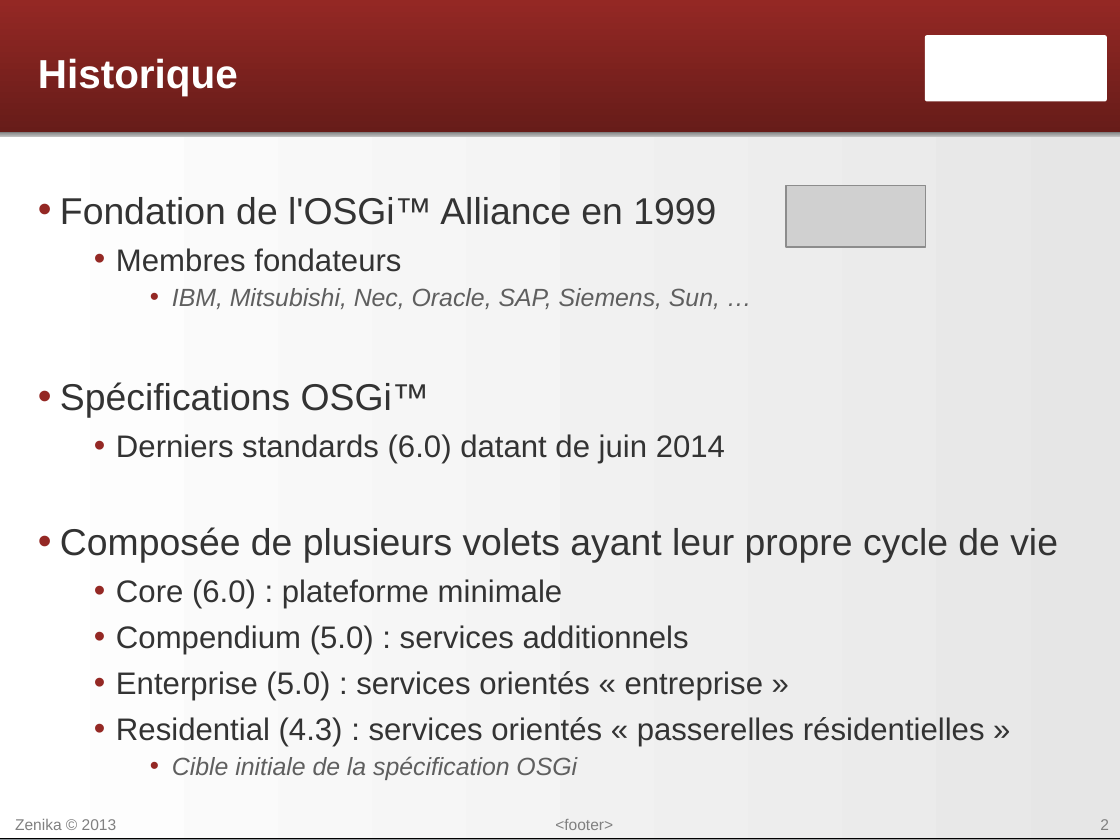
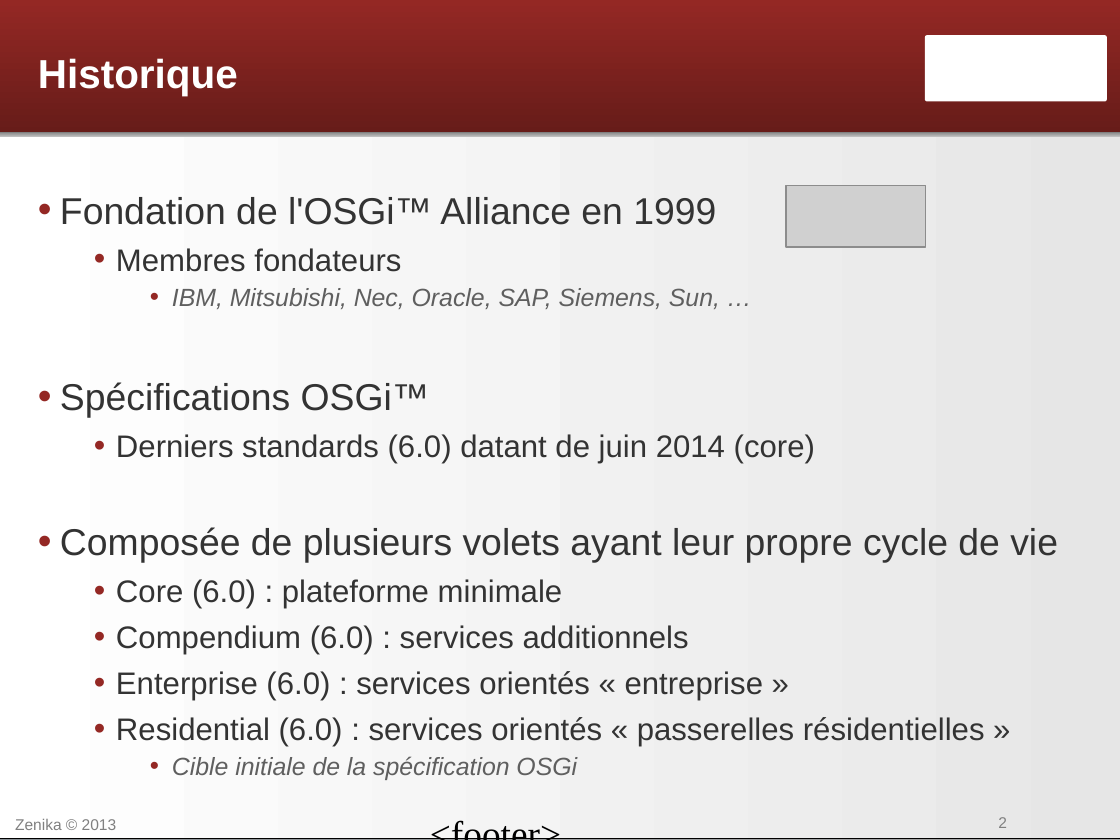
Before and after one commit to Zenika-Training/formation-osgi, a slide deck: slide 2 of SVN/OSGi - 01 - Introduction.odp. Drawn at 1120x840 pixels with LibreOffice and Linux fonts; fonts in the diff are those of the drawing; grey boxes stand for pictures; background and template pictures are left out. Boxes give left, top, right and bottom in pixels: in the first picture for what was removed or moved away, otherwise in the second. Text is boxed around its words. In the diff, an @@ line names an element or a change of style, - is before the commit and + after.

```diff
--- a/SVN/OSGi - 01 - Introduction.odp
+++ b/SVN/OSGi - 01 - Introduction.odp
@@ text at (116, 434, 815, 463): text changed @@
-  • Derniers standards (6.0) datant de juin 2014
+  • Derniers standards (6.0) datant de juin 2014 (core)
@@ text at (116, 625, 985, 746): text changed @@
-  • Compendium (5.0) : services additionnels
-  • Enterprise (5.0) : services orientés « entreprise »
-  • Residential (4.3) : services orientés « passerelles résidentielles »
+  • Compendium (6.0) : services additionnels
+  • Enterprise (6.0) : services orientés « entreprise »
+  • Residential (6.0) : services orientés « passerelles résidentielles »
@@ text "<footer>" at (419, 810, 749, 829): size 10 to 24 pt, font Arial to Times New Roman, text colour #808080 to #000000; alignment centre to left; line spacing 1 to 0.9 @@
@@ page number at (998, 817, 1007, 828): alignment right to left; line spacing 1 to 0.9; less space between paragraphs @@
```
Also in this commit, not shown: 10 other slides changed.
